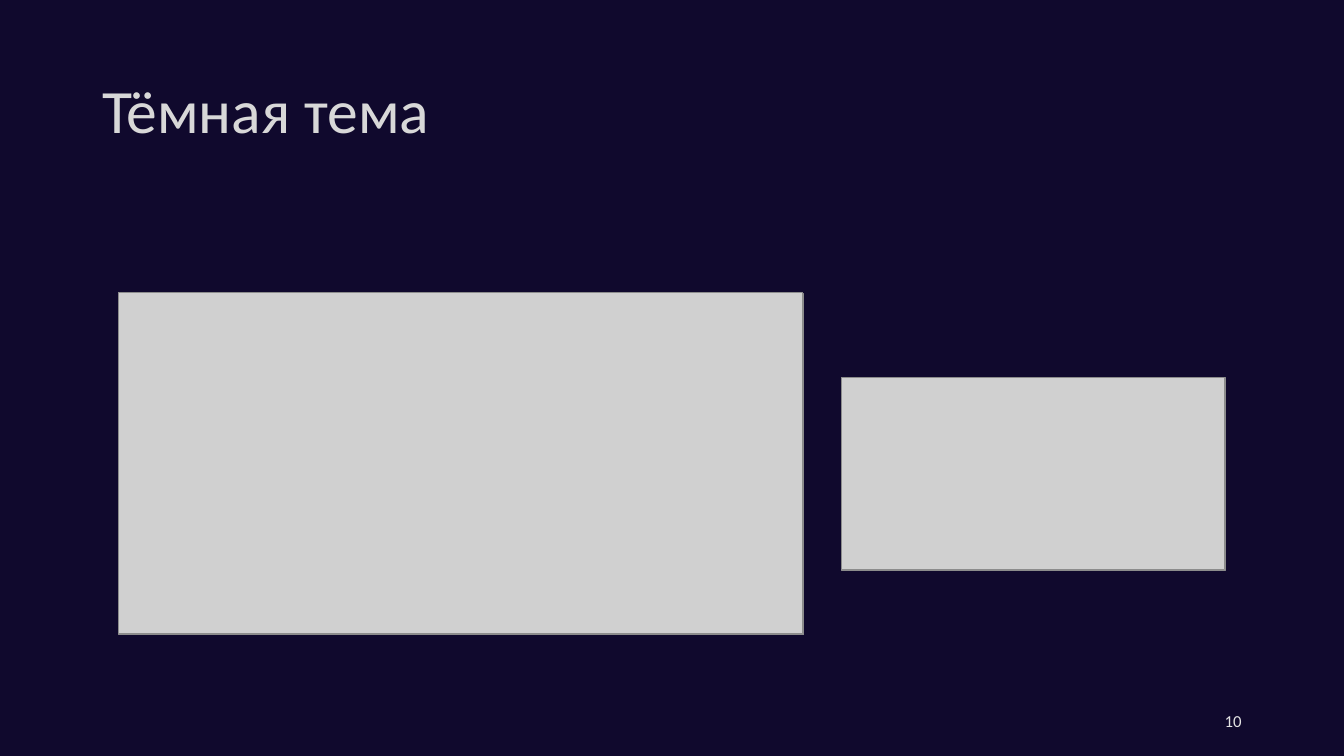
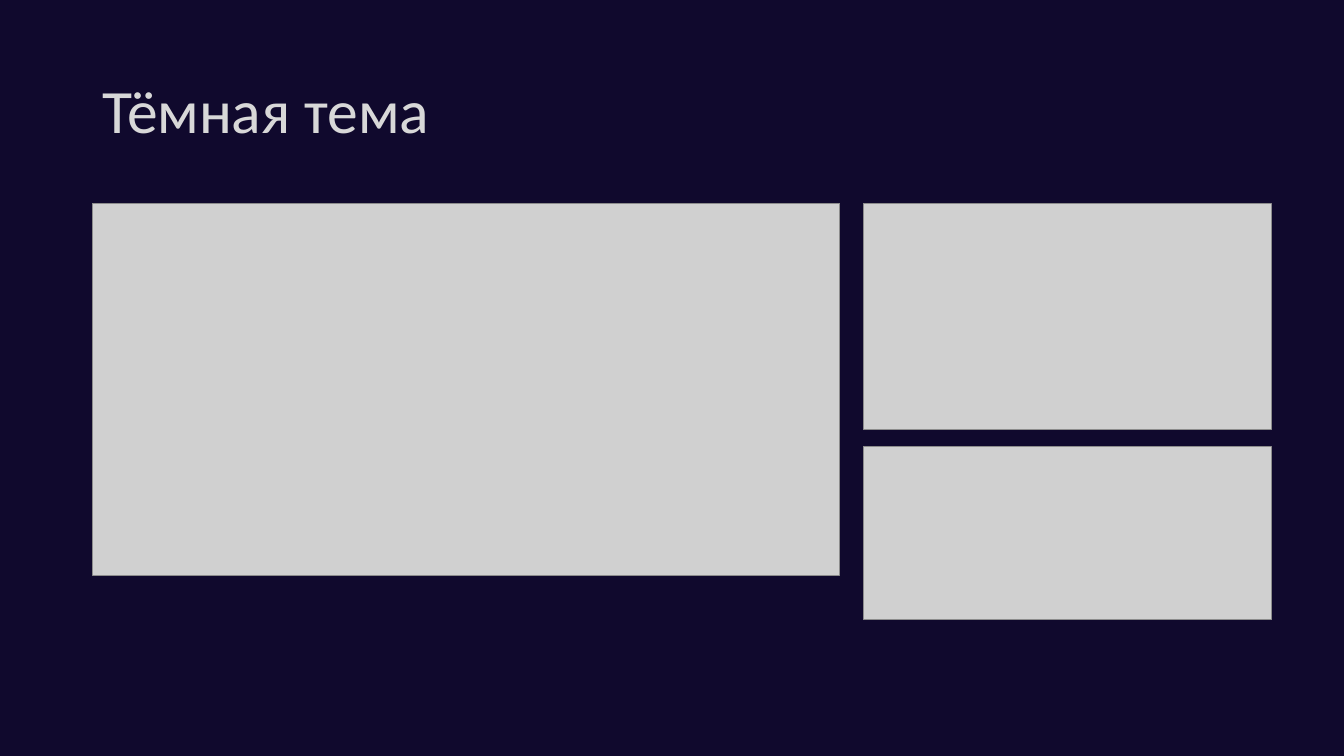
Before and after one commit to Upiter26/NumSysCalc, a slide deck: slide 9 of Presentation — копия.odp (slide 10 before the commit). Drawn at 1344x756 pixels with LibreOffice and Linux fonts; fonts in the diff are those of the drawing; grey boxes stand for pictures. Boxes give left, top, right and bottom in pixels: in the first picture for what was removed or moved away, otherwise in the second. Text is boxed around its words. In the diff, an @@ line names an element or a change of style, - is before the commit and + after.

```diff
--- a/Presentation — копия.odp
+++ b/Presentation — копия.odp
@@ picture: place and size @@
-picture at [118, 292, 803, 633]
+picture at [93, 204, 840, 576]
@@ picture: place and size @@
-picture at [119, 293, 805, 634]
+picture at [93, 204, 840, 575]
@@ picture: place and size @@
-picture at [842, 378, 1225, 571]
+picture at [863, 204, 1271, 430]
@@ picture: place and size @@
-picture at [842, 378, 1226, 571]
+picture at [863, 447, 1272, 619]
@@ page number removed at [1225, 716, 1242, 727] @@
-10
```
Also in this commit, not shown: 8 other slides changed, 1 slide added, 2 slides removed.
